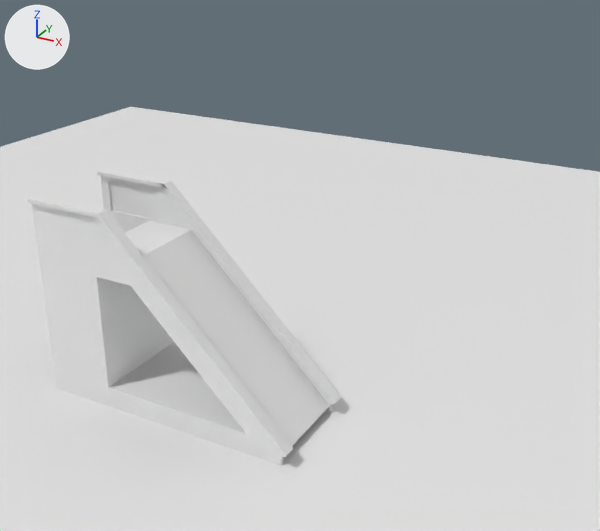
An edit to the Blender file 2024-january/shoe_rack_20240102.blend, drawn before and after from the same camera.
One viewpoint serves both versions: a camera (50 mm lens) standing at (1.69, -2.87, 2.31) and looking at (0.0, 0.21, 0.77). Arrows for +X, +Y and +Z are at upper left; the lights stay in place.

Objects in the first picture: 'Ground', 'Plane'.
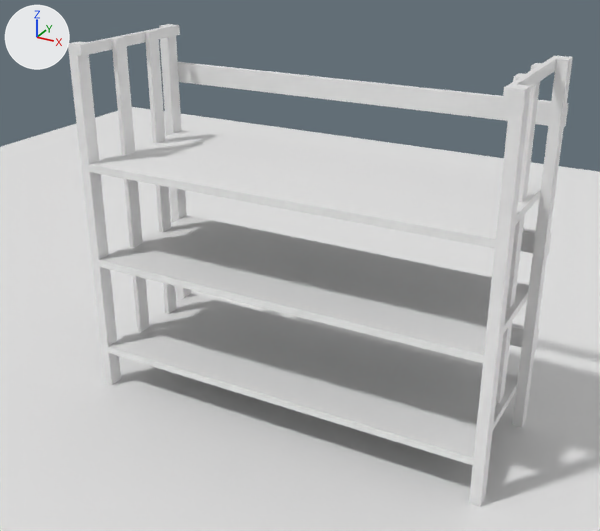
The newer file is also rescaled (x0.5) as a whole; pictures and numbers use the older file's frame.

Where the change shows, as pixel boxes [x1, y1, x2, y2] in the pictures (600 x 531 px):
'Cube.001', added
    after: [68, 24, 573, 507]
'Ground', deleted
    before: [27, 169, 341, 465]

Diff of the bpy script that builds the scene:
```diff
--- a/2024-january/shoe_rack_20240102.blend.py
+++ b/2024-january/shoe_rack_20240102.blend.py
@@ mat_material @@
+mat_material = principled_material('Material')
+mat_material.base_color = (0.8, 0.8, 0.8)  # white #e7e7e7
@@ me_cube_002_1 @@
+me_cube_002_1.from_pydata(...)  # 243 vertices, 217 faces; spans x -0.502..0.508, y -0.199..0.179, z -0.375..0.492
+me_cube_002_1.materials.append(mat_material)  # white #e7e7e7
@@ ob_ground @@
-ob_ground = bpy.data.objects.new('Ground', me_cube_002)
-ob_ground.location = (-0.54, 0.017, 0.369)
@@ ob_cube_001 @@
+ob_cube_001 = bpy.data.objects.new('Cube.001', me_cube_002_1)
+ob_cube_001.location = (-0.006, 0.322, 0.75)
+ob_cube_001.scale = (2.0, 2.0, 2.0)
```
